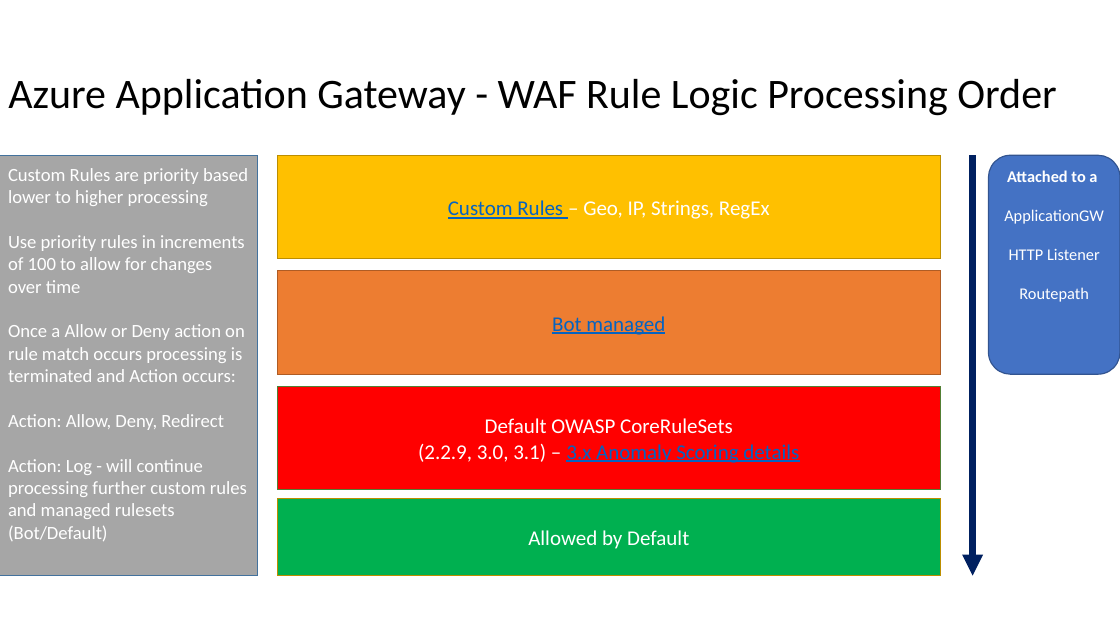
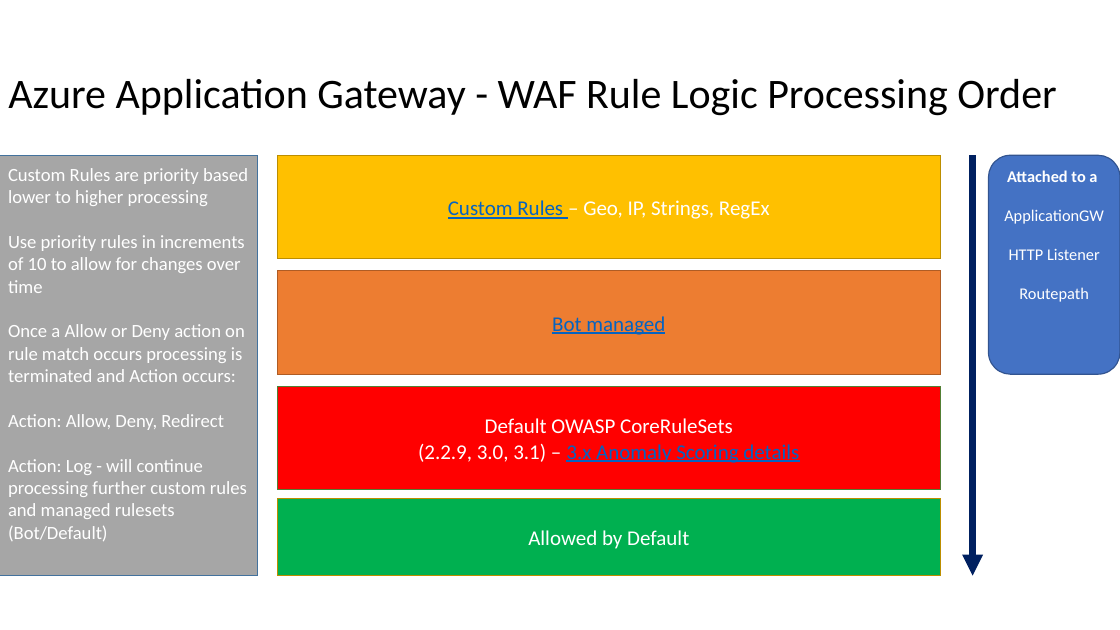
Before and after one commit to swiftsolves-msft/decks, a slide deck: slide 2 of AZ WAF Rule Logic.pptx. Drawn at 1120x630 pixels with LibreOffice and Linux fonts; fonts in the diff are those of the drawing. Boxes give left, top, right and bottom in pixels: in the first picture for what was removed or moved away, otherwise in the second. Text is boxed around its words. In the diff, an @@ line names an element or a change of style, - is before the commit and + after.

```diff
--- a/AZ WAF Rule Logic.pptx
+++ b/AZ WAF Rule Logic.pptx
@@ text in rectangle at <box>8,235,245,293</box>: text changed @@
-Use priority rules in increments of 100 to allow for changes over time
+Use priority rules in increments of 10 to allow for changes over time
```
Also in this commit, not shown: 1 other slide changed.
